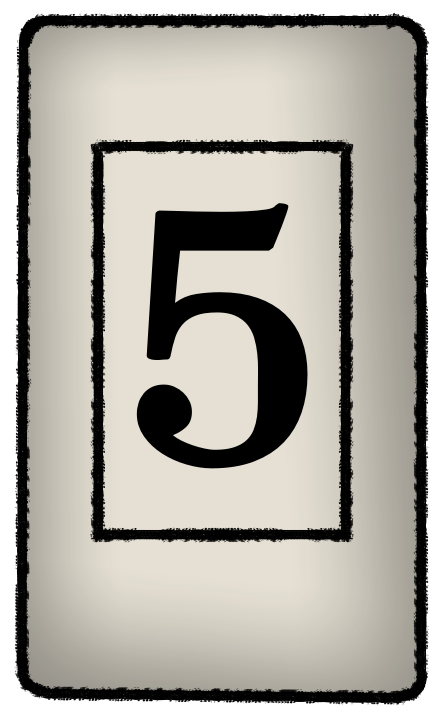
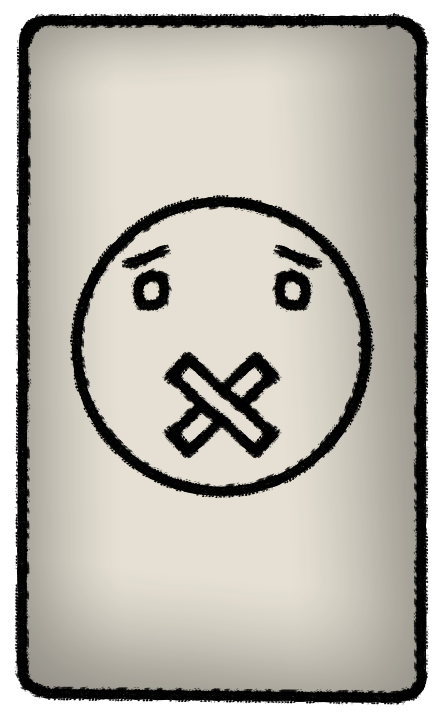
Two versions of the same layered image (444x719). Layer-by-layer changes:
hid group "Agrupar 11" (2 layers) over [69, 139, 375, 543]
added group "Copiar de Duplicar" with 1 layers above "Duplicar" over [69, 192, 375, 512]
added layer "Pintar camada 10 Mescladas" (2nd of 3, in "Copiar de Duplicar") in group "Copiar de Duplicar" over [69, 192, 375, 512]
painted on "preto" over [69, 139, 375, 543]
painted on "Background" over [69, 139, 375, 543]
